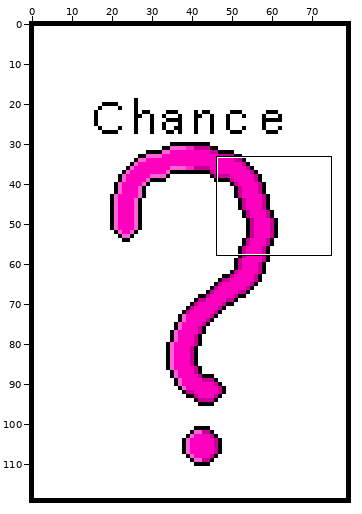
Two versions of one pixel-art file, assets/chance-v2.aseprite. Above, an overview of the earlier version with the close-up marked.
Close-up. Before:
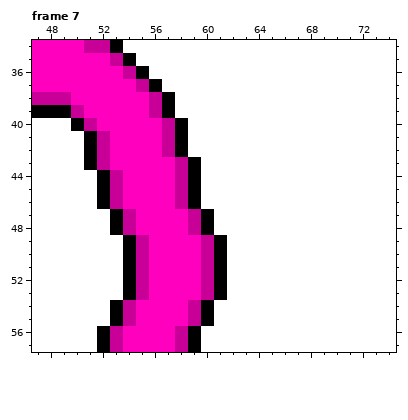
80x120 pixels, 7 frames. Shown: frame 7: x 47..74, y 34..57.
Now the later version:
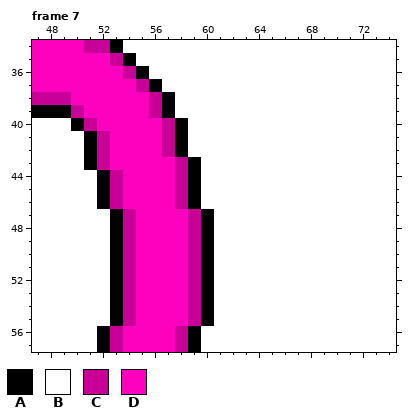
Palette (. is transparent): A #000000  B #ffffff  C #c90097  D #ff00bf
The exact change:
{"where": "frame 7, layer \"Layer 3\""}
{"frame":7,"y":49,"x":53,"old":"BAC","new":"ACD"}
{"frame":7,"y":49,"x":59,"old":"DCA","new":"CAB"}
{"frame":7,"y":50,"x":53,"old":"BAC","new":"ACD"}
{"frame":7,"y":50,"x":59,"old":"DCA","new":"CAB"}
{"frame":7,"y":51,"x":53,"old":"BAC","new":"ACD"}
{"frame":7,"y":51,"x":59,"old":"DCA","new":"CAB"}
{"frame":7,"y":52,"x":53,"old":"BAC","new":"ACD"}
{"frame":7,"y":52,"x":59,"old":"DCA","new":"CAB"}
{"frame":7,"y":53,"x":53,"old":"BAC","new":"ACD"}
{"frame":7,"y":53,"x":59,"old":"DCA","new":"CAB"}
{"label":"changed","picture_box":[110,235,149,300]}
{"label":"changed","picture_box":[188,235,227,300]}
